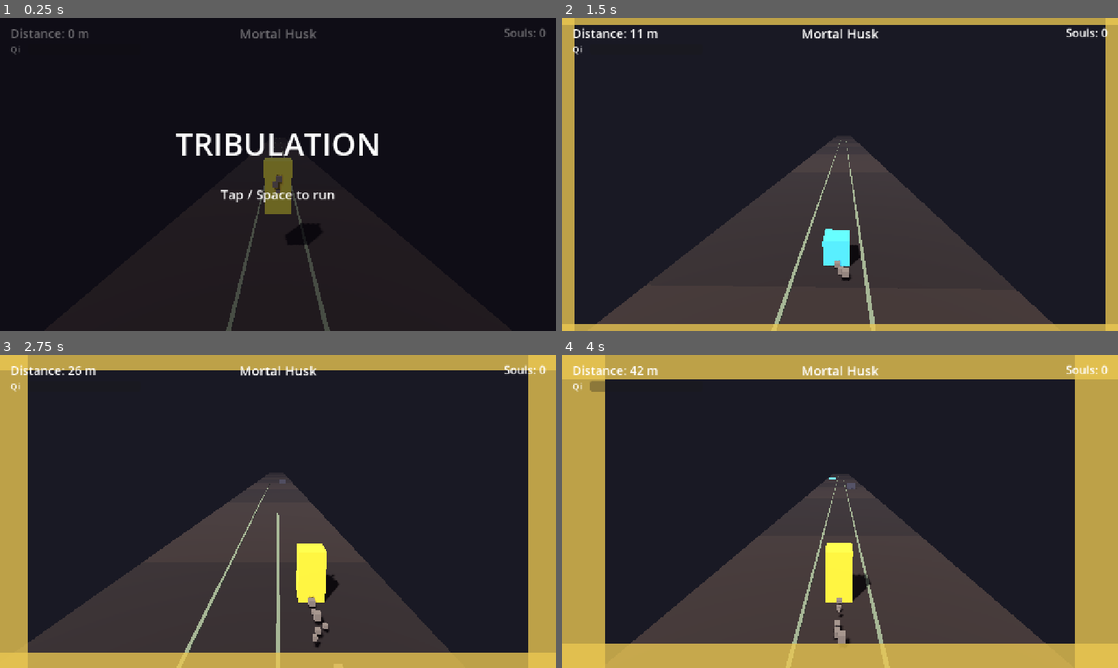
Above: before the commit, frames 1-4 (two rows, left to right).
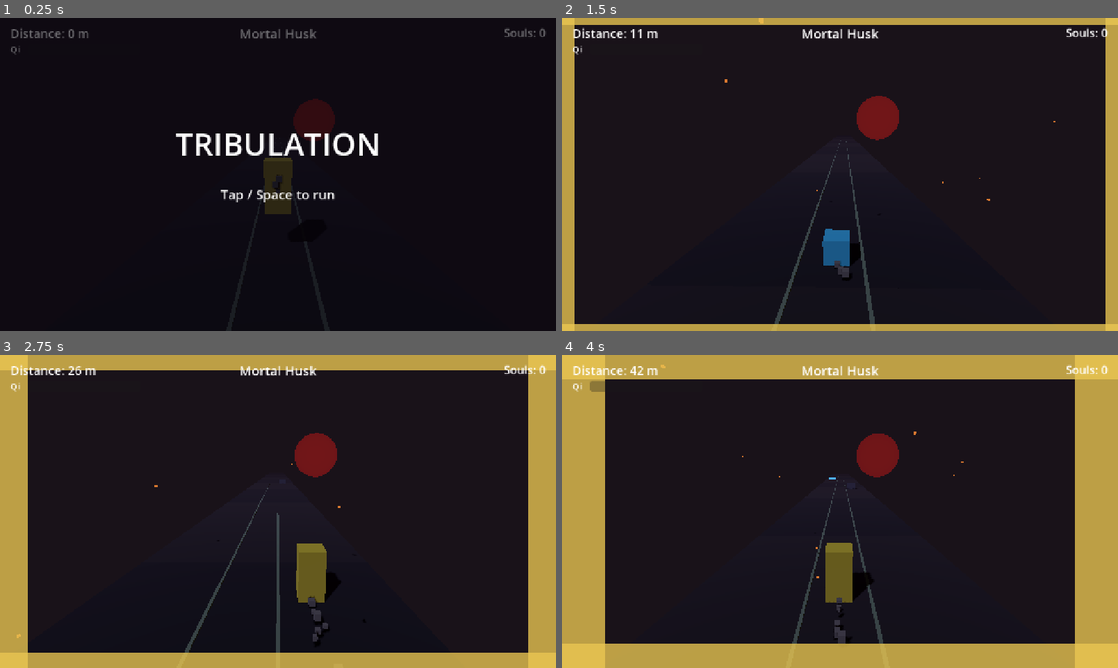
Above: after the commit, the same moments.

Repository: DanielEleojo/tribulation
Game: Godot game, scene res://scenes/game.tscn
Same seed, same stepped clock (60 frames per second), same inputs: the game is played once before the commit and once after it.
Inputs (mouse positions are in pixels of both pictures, inside the frame that each line leads up to):
- Up to frame 1 (0.25 s): no input
- Up to frame 2 (1.5 s): tap Enter (restart) at 0.5 s; move the mouse to (962, 158) at 0.52 s; hold Right (move_right) 0.53-1.28 s; tap F (slash) at 0.6 s; click (962, 158) at 0.67 s; tap Space (jump) at 0.77 s; move the mouse to (728, 190) at 1.27 s; hold Left (move_left) from 1.28 s (still down); tap Down (slide) at 1.35 s
- Up to frame 3 (2.75 s): tap Space (jump) at 1.52 s; move the mouse to (333, 442) at 2.02 s; release Left (move_left) at 2.03 s; hold Right (move_right) from 2.03 s (still down); tap F (slash) at 2.1 s
- Up to frame 4 (4 s): move the mouse to (812, 574) at 2.77 s; tap Down (slide) at 2.85 s; click (812, 574) at 2.92 s; tap Space (jump) at 3.02, 3.77 s; move the mouse to (1006, 558) at 3.52 s; release Right (move_right) at 3.53 s; hold Left (move_left) from 3.53 s (still down); tap F (slash) at 3.6 s

The runs differ from the first frame. In frame 1, 2.1% of the frame differs, in the area x 40-61%, y 25-100%; in frame 2, 26%, in the area x 6-89%, y 0-100%; in frame 3, 24%; in frame 4, 22%.

Commit message:
Phase 3.6d: night-sky HDRI + blood moon + embers (world atmosphere)

Diff:
--- a/scripts/game.gd
+++ b/scripts/game.gd
@@ -66,6 +66,7 @@
 		net_changed.connect(net_overlay.on_net_changed)
 	_cam = get_tree().get_first_node_in_group("camera")
 	_sound = get_tree().get_first_node_in_group("sound")
+	_setup_atmosphere()
 
 	qi_changed.emit(qi, qi_max)   # initialize the HUD bar at 0
 	net_changed.emit(net)
@@ -76,28 +77,32 @@
 		_player.apply_realm_stats(_realms[0])   # weak Mortal Husk baseline
 
 func _setup_world() -> void:
-	# Environment: dark color background + soft ambient + distance fog (hides the
-	# far edge of the ground and the spawn point of obstacles).
+	# Environment: real CC0 night-sky HDRI (Poly Haven) + image-based lighting + fog.
 	var env := Environment.new()
-	env.background_mode = Environment.BG_COLOR
-	env.background_color = Color(0.10, 0.10, 0.14)
-	env.ambient_light_source = Environment.AMBIENT_SOURCE_COLOR
-	env.ambient_light_color = Color(0.55, 0.55, 0.65)
-	env.ambient_light_energy = 0.6
+	var sky_mat := PanoramaSkyMaterial.new()
+	var sky_tex = load("res://assets/backgrounds/sky_night.hdr")
+	if sky_tex != null:
+		sky_mat.panorama = sky_tex
+	var sky := Sky.new()
+	sky.sky_material = sky_mat
+	env.background_mode = Environment.BG_SKY
+	env.sky = sky
+	env.ambient_light_source = Environment.AMBIENT_SOURCE_SKY
+	env.ambient_light_energy = 0.55
 	env.fog_enabled = true
-	env.fog_light_color = Color(0.10, 0.10, 0.14)
+	env.fog_light_color = Color(0.10, 0.07, 0.10)
 	env.fog_density = FOG_BASE
 	_env = env
 	var we := WorldEnvironment.new()
 	we.environment = env
 	add_child(we)
-
-	# Key light from above/ahead so the boxes get readable shading.
-	var sun := DirectionalLight3D.new()
-	sun.rotation_degrees = Vector3(-50.0, -35.0, 0.0)
-	sun.light_energy = 1.1
-	sun.shadow_enabled = true
-	add_child(sun)
+	# Dim, cool moonlight.
+	var moonlight := DirectionalLight3D.new()
+	moonlight.rotation_degrees = Vector3(-45, -35, 0)
+	moonlight.light_color = Color(0.62, 0.70, 0.95)
+	moonlight.light_energy = 0.55
+	moonlight.shadow_enabled = true
+	add_child(moonlight)
 
 func _process(delta: float) -> void:
 	# Title screen: wait for any input to start the run.
@@ -184,15 +189,64 @@
 	if rname == "Dread Form":
 		_enter_dread_form()
 
+## Blood moon + drifting embers, parented to the camera so they sit in the sky.
+func _setup_atmosphere() -> void:
+	if _cam == null:
+		return
+	# Blood moon (unshaded emissive disc/sphere hanging ahead in the sky).
+	var moon := MeshInstance3D.new()
+	var sm := SphereMesh.new()
+	sm.radius = 9.0
+	sm.height = 18.0
+	moon.mesh = sm
+	var mm := StandardMaterial3D.new()
+	mm.shading_mode = BaseMaterial3D.SHADING_MODE_UNSHADED
+	mm.albedo_color = Color(0.72, 0.12, 0.10)
+	mm.emission_enabled = true
+	mm.emission = Color(0.85, 0.16, 0.12)
+	mm.emission_energy_multiplier = 2.2
+	moon.material_override = mm
+	moon.position = Vector3(16.0, 24.0, -95.0)
+	_cam.add_child(moon)
+	# Drifting spirit embers around the player.
+	var emb := CPUParticles3D.new()
+	emb.amount = 40
+	emb.lifetime = 4.0
+	emb.local_coords = false
+	emb.direction = Vector3(0.0, 1.0, 0.0)
+	emb.spread = 80.0
+	emb.gravity = Vector3(0.0, 0.6, 0.0)
+	emb.initial_velocity_min = 0.3
+	emb.initial_velocity_max = 1.2
+	emb.scale_amount_min = 0.04
+	emb.scale_amount_max = 0.12
+	var ebox := BoxMesh.new()
+	ebox.size = Vector3.ONE
+	var emat := StandardMaterial3D.new()
+	emat.shading_mode = BaseMaterial3D.SHADING_MODE_UNSHADED
+	emat.albedo_color = Color(0.9, 0.5, 0.2)
+	emat.emission_enabled = true
+	emat.emission = Color(1.0, 0.55, 0.2)
+	ebox.material = emat
+	emb.mesh = ebox
+	# Emit in a volume around/ahead of the camera.
+	emb.emission_shape = CPUParticles3D.EMISSION_SHAPE_BOX
+	emb.emission_box_extents = Vector3(14.0, 6.0, 20.0)
+	emb.position = Vector3(0.0, 2.0, -14.0)
+	_cam.add_child(emb)
+
 ## The marquee mid-run transformation: the world ruptures, the demon flares.
 func _enter_dread_form() -> void:
 	_shake(0.9)
 	_hitstop(0.15)
-	# Permanent cold/blood color grade for the rest of the run.
+	# Permanent blood color grade for the rest of the run: dim the sky into a
+	# hellscape and flood the scene with crimson ambient + fog.
 	if _env != null:
-		_env.background_color = Color(0.04, 0.02, 0.05)
-		_env.ambient_light_color = Color(0.50, 0.35, 0.45)
-		_env.fog_light_color = Color(0.25, 0.03, 0.05)
+		_env.background_energy_multiplier = 0.4
+		_env.ambient_light_source = Environment.AMBIENT_SOURCE_COLOR
+		_env.ambient_light_color = Color(0.45, 0.16, 0.20)
+		_env.ambient_light_energy = 0.9
+		_env.fog_light_color = Color(0.30, 0.04, 0.06)
 	if _player != null:
 		_player.enter_dread_form()
 
Not shown, added: assets/backgrounds/CREDITS.txt
Binary file added: assets/backgrounds/sky_night.hdr
Not shown, added: assets/backgrounds/sky_night.hdr.import
Not shown, changed: devlog.txt
Not shown, added: ART_ASSETS.md
